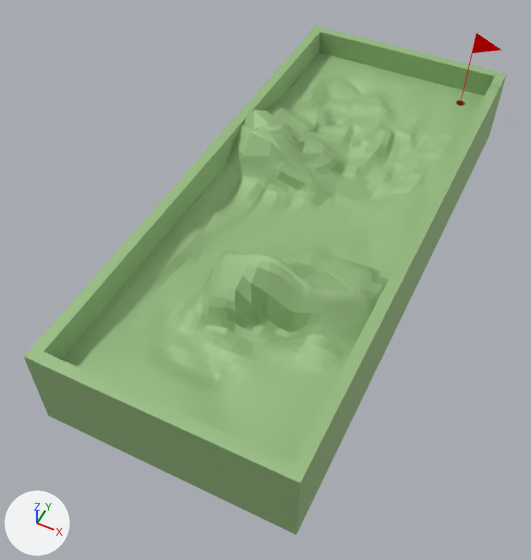
The glTF model assets/glb/map/level_8.glb: old version first, new version second.
One viewpoint serves both versions: a camera (50 mm lens) standing at (1.07, -2.3, 4.08) and looking at (-0.91, 1.66, -0.87). Lighting does not change. The marker at lower left points along +X, +Y and +Z. Vertices at the same position are counted once.

The older version as bpy lines, for what is in view:
```python
mat_material = principled_material('Material')
mat_material.base_color = (0.325, 0.518, 0.232)  # green #9abf84
mat_material.metallic = 0.165
mat_material.roughness = 0.606
me_green = bpy.data.meshes.new('green')
me_green.from_pydata(...)  # 2948 vertices, 5892 faces; spans x -1.1..1.1, y -1.1..4.09, z -0.8..0.2
me_green.materials.append(mat_material)  # green #9abf84
ob_green = bpy.data.objects.new('green', me_green)
ob_green.location = (-0.8, 0.83, -0.262)
```
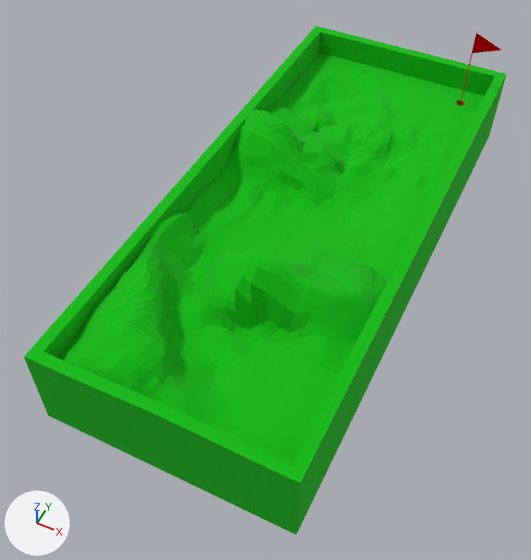
Changed parts and their boxes [x1, y1, x2, y2] in the pictures (531 x 560 px; the box of a moved part takes in the faces that stretch with it):
'green', recoloured, reshaped: [24, 26, 507, 535] in both
part 1 of me_green, moved or reshaped: [35, 178, 292, 477] in both

The edits, one by one:
Material 'Material' (mat_material) changes colour from green #9abf84 to green #00bc00; in linear values from (0.325, 0.518, 0.232) to (0.0, 0.5, 0.0).
me_green has 2948 vertices, 5892 faces and spans x -1.1..1.1, y -1.1..4.09, z -0.8..0.2.
me_green is used by ob_green; location (-0.8, 0.83, -0.262).
me_green part 1: 453 of 2948 vertices moved; they spanned x -1.0..0.42, y -1.1..1.44, z -0.37..0.0 and now span x -1.04..0.42, y -1.09..1.44, z -0.35..0.1; mean shift (0.03, 0.03, 0.13); largest move (-0.73, -0.47, -0.29) -> (-0.55, -0.3, 0.08).
